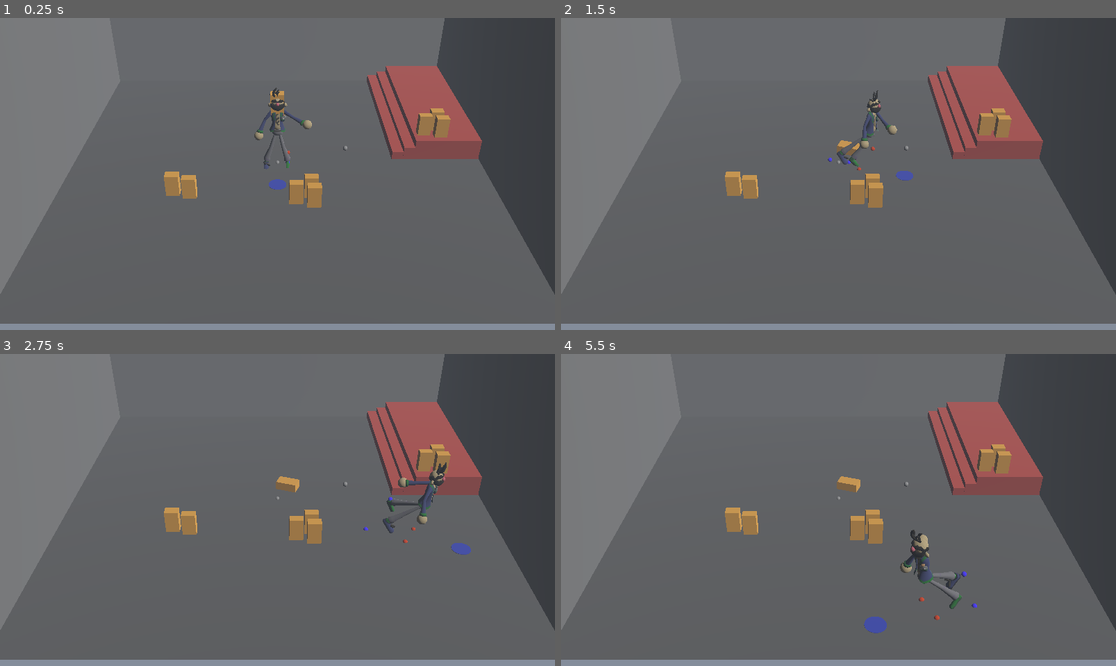
Above: before the commit, frames 1-4 (two rows, left to right).
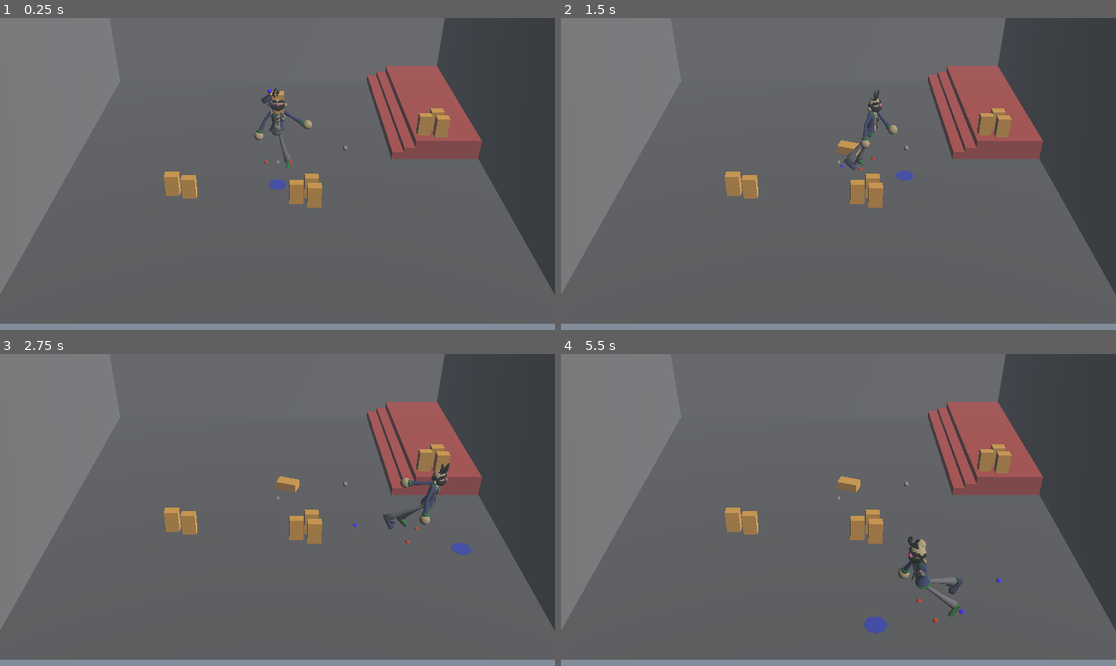
Above: after the commit, the same moments.

Repository: JulienKaspar/godot-wild-jam-88
Game: Godot game, scene res://Levels/Gyms/lvl_player_parkour.tscn
The game is run twice, just before and just after one commit, with the same random seed, the same clock (stepped at 60 frames per second) and the same inputs.
Inputs:
- Up to frame 1 (0.25 s): no input
- Up to frame 2 (1.5 s): hold D (move_right) 0.53-1.28 s; hold S (move_back) from 1.28 s (still down)
- Up to frame 3 (2.75 s): release S (move_back) at 2.03 s; hold D (move_right) from 2.03 s (still down)
- Up to frame 4 (5.5 s): release D (move_right) at 2.78 s; hold W (move_forward) 2.78-3.53 s; hold A (move_left) 3.53-5.03 s; hold S (move_back) from 5.03 s (still down)

The runs differ from the first frame. In frame 1, 0.1% of the frame differs, in the area x 45-56%, y 22-49%; in frame 2, 0.4%; in frame 3, 0.6%; in frame 4, 0.9%, in the area x 60-80%, y 56-87%.

Commit message:
Step motion tweaks

Diff:
--- a/Characters/Player/logic/foot_ik_target.gd
+++ b/Characters/Player/logic/foot_ik_target.gd
@@ -1,23 +1,38 @@
 extends Marker3D
 
+signal has_started_stepping()
+
 @export var step_target: Node3D
-
 @export var other_foot: Node3D
 
-const step_distance: float = 0.8
-const step_speed: float = 0.1
+var step_distance: float = 0.7
+var lean_distance: float = 0.2
+var step_speed: float = 0.1
+
+var check_lean: Timer
 
 var is_stepping := false
 
+func _ready() -> void:
+	check_lean = Timer.new()
+	check_lean.one_shot = true
+	add_child(check_lean)
+
 func _process(delta: float) -> void:
-	if !is_stepping && !other_foot.is_stepping && abs(global_position.distance_to(step_target.global_position)) > step_distance:
-		step()
+	if !is_stepping && !other_foot.is_stepping:
+		var lean = abs(global_position.distance_to(step_target.global_position))
+		if lean > step_distance:
+			step()
+		if lean > lean_distance && check_lean.is_stopped():
+			step()
+			check_lean.start(1.0)
 
 func step():
 	is_stepping = true
+	has_started_stepping.emit()
 	var target_pos = step_target.global_position
 	var half_way = (global_position + step_target.global_position) / 2
-	var high_point = owner.basis.y + Vector3(0, -0.4, 0)
+	var high_point = owner.basis.y + Vector3(0, -0.6, 0)
 	# Animate acring step
 	var t = get_tree().create_tween()
 	t.tween_property(self, "global_position", half_way + high_point, step_speed)
--- a/Characters/Player/logic/player.gd
+++ b/Characters/Player/logic/player.gd
@@ -1,6 +1,8 @@
 extends Node3D
 
 @onready var player_body: Node3D = $PlayerBody
+@onready var step_target: Node3D = $PlayerBody/StepTarget
+@onready var player_rb: Node3D = $PlayerController/RigidBally3D
 @onready var upper_body_pivot: Node3D = $PlayerController/RigidBally3D/upper_body_pivot
 
 # Called when the node enters the scene tree for the first time.
@@ -9,3 +11,6 @@
 
 func _physics_process(delta: float) -> void:
 	player_body.global_transform = lerp(player_body.global_transform, upper_body_pivot.global_transform, .5)
+
+	# Hip animation
+	player_body.position.y = sin(Time.get_ticks_msec() / 1000 * 0.5) * 0.05
--- a/Characters/Player/logic/player_body.gd
+++ b/Characters/Player/logic/player_body.gd
@@ -4,11 +4,38 @@
 
 @export var animation_player: AnimationPlayer
 
+@onready var player_armature: Node3D = $PlayerArmature
+
+@onready var left_foot_ik_target: Marker3D = $LeftFootIKTarget
+@onready var right_foot_ik_target: Marker3D = $RightFootIKTarget
+
+var stepping := false
+
 # Called when the node enters the scene tree for the first time.
 func _ready() -> void:
 	# Temp! Used to at least have a rest pose on the character while testing IK chains
 	animation_player.current_animation = "REST"
 
+	left_foot_ik_target.has_started_stepping.connect(on_has_start_stepping)
+	right_foot_ik_target.has_started_stepping.connect(on_has_start_stepping)
+
 # Called every frame. 'delta' is the elapsed time since the previous frame.
 func _process(delta: float) -> void:
 	pass
+
+func on_has_start_stepping():
+	if stepping:
+		return
+	stepping = true
+	hip_step()
+
+func hip_step():
+	var starting = player_armature.position
+	var target1 = starting + Vector3(0, -0.05, 0)
+	var target2 = starting + Vector3(0, 0.02, 0)
+	# Animate acring step
+	var t = get_tree().create_tween()
+	t.tween_property(player_armature, "position", target1, 0.2).set_ease(Tween.EASE_OUT)
+	t.tween_property(player_armature, "position", target2, 0.15)
+	t.tween_property(player_armature, "position", starting, 0.2).set_ease(Tween.EASE_OUT)
+	t.tween_callback(func(): stepping = false)
--- a/Characters/Player/player_body.tscn
+++ b/Characters/Player/player_body.tscn
@@ -21,7 +21,7 @@
 animation_player = NodePath("PlayerArmature/AnimationPlayer")
 
 [node name="PlayerArmature" parent="." instance=ExtResource("1_wnhn1")]
-transform = Transform3D(1, 0, 0, 0, 1, 0, 0, 0, 1, 0, -0.3148061, 0)
+transform = Transform3D(1, 0, 0, 0, 1, 0, 0, 0, 1, 0, -0.093919516, 0)
 script = ExtResource("2_codw7")
 
 [node name="RayCast3D" type="RayCast3D" parent="."]
@@ -53,7 +53,7 @@
 [node name="StepTarget" type="Node3D" parent="."]
 
 [node name="LeftRayCast" type="RayCast3D" parent="StepTarget" node_paths=PackedStringArray("step_target")]
-transform = Transform3D(1, 0, 0, 0, 1, 0, 0, 0, 1, 0.24782154, 3, 0)
+transform = Transform3D(0.99742955, -0.07165412, 0, 0.07165412, 0.99742955, 0, 0, 0, 1, 0.08403608, 3, 0)
 target_position = Vector3(0, -4, 0)
 script = ExtResource("4_3aftw")
 step_target = NodePath("LeftFootStepTarget")
@@ -66,7 +66,7 @@
 mesh = SubResource("SphereMesh_wsmry")
 
 [node name="RightRayCast" type="RayCast3D" parent="StepTarget" node_paths=PackedStringArray("step_target")]
-transform = Transform3D(1, 0, 0, 0, 1, 0, 0, 0, 1, -0.27868828, 3, 0)
+transform = Transform3D(0.9983237, 0.057877664, 0, -0.057877664, 0.9983237, 0, 0, 0, 1, -0.095353216, 3, 0)
 target_position = Vector3(0, -4, 0)
 script = ExtResource("4_3aftw")
 step_target = NodePath("RightFootStepTarget")
